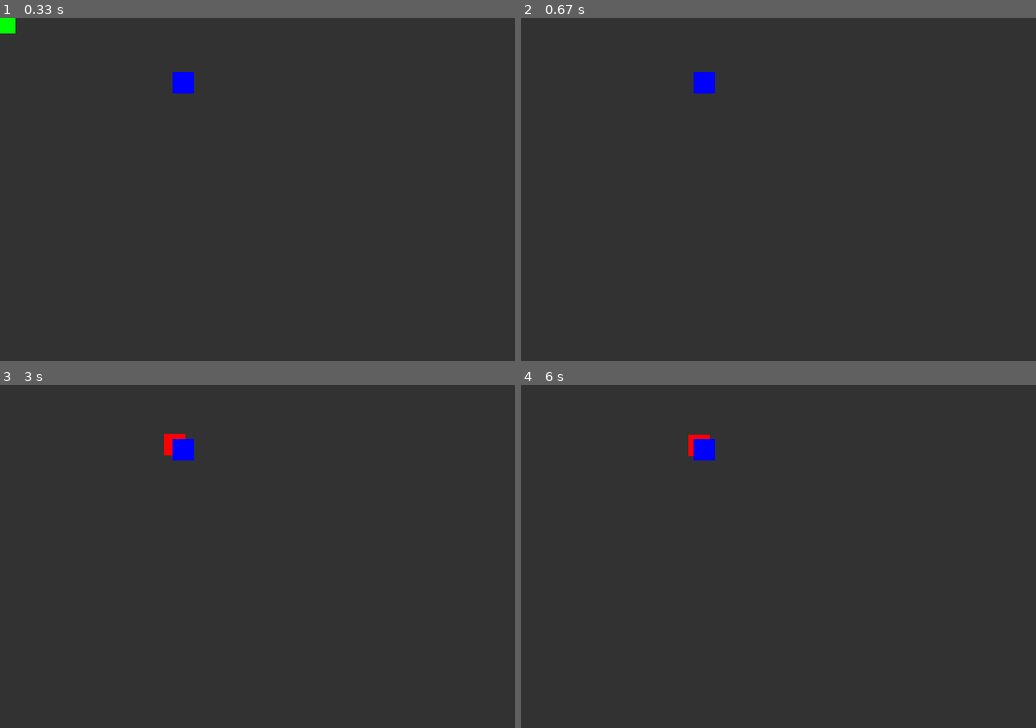
Above: before the commit, frames 1-4 (two rows, left to right).
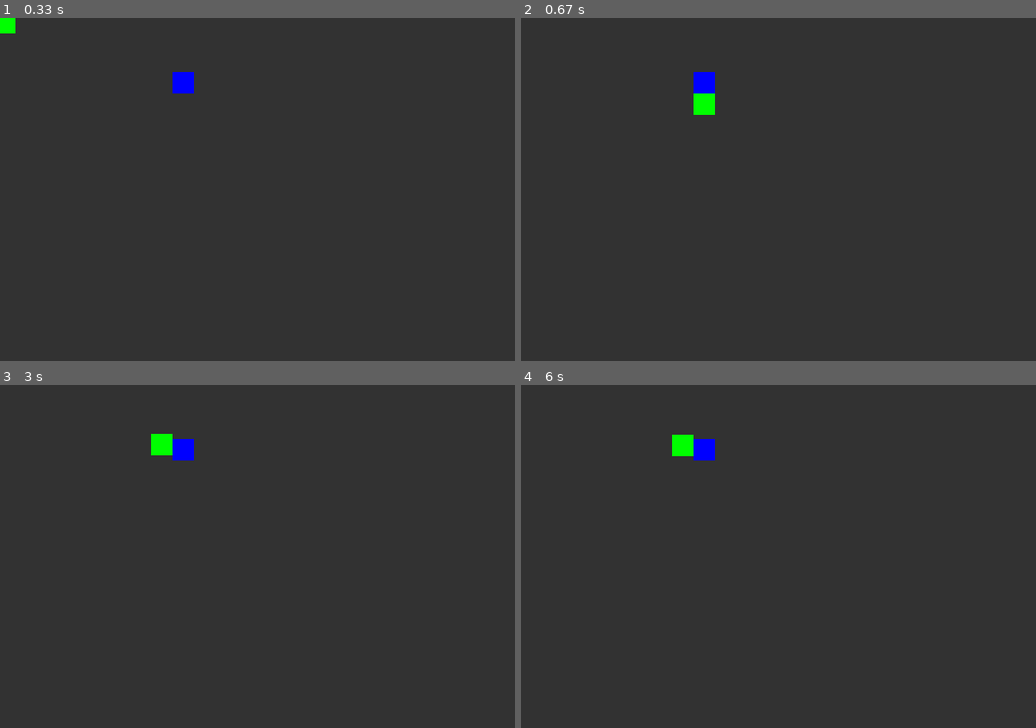
Above: after the commit, the same moments.

Repository: an0unym0us3/genesis_mk1
Game: pygame game, started from neil_collision.py
Same seed, same stepped clock (60 frames per second), same inputs: the game is played once before the commit and once after it.
Inputs (mouse positions are in pixels of both pictures, inside the frame that each line leads up to):
- Up to frame 1 (0.33 s): no input
- Up to frame 2 (0.67 s): click (706, 83) at 0.38 s
- Up to frame 3 (3 s): click (257, 577) at 0.72 s; click (97, 505) at 1.05 s; click (442, 676) at 1.38 s; click (267, 439) at 1.72 s; click (231, 645) at 2.05 s; click (242, 498) at 2.38 s; click (175, 443) at 2.72 s
- Up to frame 4 (6 s): click (912, 525) at 3.05 s; click (938, 549) at 3.38 s; click (886, 494) at 3.72 s; click (629, 487) at 4.05 s; click (799, 542) at 4.38 s; click (629, 535) at 4.72 s; click (701, 655) at 5.05 s; click (624, 683) at 5.38 s; click (696, 446) at 5.72 s

Frame 1 is identical in both runs. In frame 2, 0.3% of the frame differs, in the area x 33-38%, y 22-29%; in frame 3, 0.3%; in frame 4, 0.3%, in the area x 29-37%, y 14-21%.

Commit message:
Update neil_collision.py
new updated collision

Diff:
--- a/neil_collision.py
+++ b/neil_collision.py
@@ -28,13 +28,31 @@
   screen.fill(BG)
 
   #check collision and change colour
-  col = GREEN
-  if rect_1.colliderect(obstacle_rect):
-    col = RED
+
 
   #get mouse coordinates and use them to position the rectangle
   pos = pygame.mouse.get_pos()
+  #print(pos)
   rect_1.center = pos
+
+  col = GREEN
+  if rect_1.colliderect(obstacle_rect):
+    overlap_x = max(0, min(rect_1.right, obstacle_rect.right) - max(rect_1.left, obstacle_rect.left))
+    overlap_y = max(0, min(rect_1.bottom, obstacle_rect.bottom) - max(rect_1.top, obstacle_rect.top))
+
+    # Adjust the position based on the smaller overlap
+    if overlap_x < overlap_y:
+      if rect_1.centerx < obstacle_rect.centerx:
+        rect_1.right = obstacle_rect.left
+      else:
+        rect_1.left = obstacle_rect.right
+    else:
+      if rect_1.centery < obstacle_rect.centery:
+        rect_1.bottom = obstacle_rect.top
+      else:
+        rect_1.top = obstacle_rect.bottom
+
+
 
   #draw both rectangles
   pygame.draw.rect(screen, col, rect_1)
